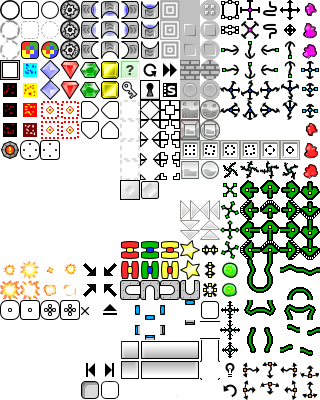
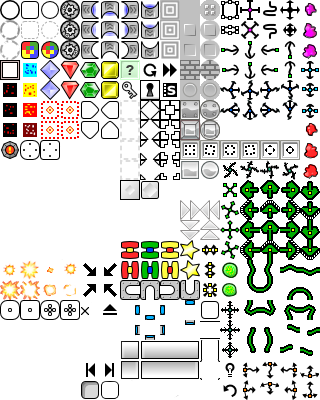
Revision of a layered 320 × 400 image; what changed, layer by layer:
painted on "Capa nueva#1" over [left=280, top=0, right=300, bottom=37]
